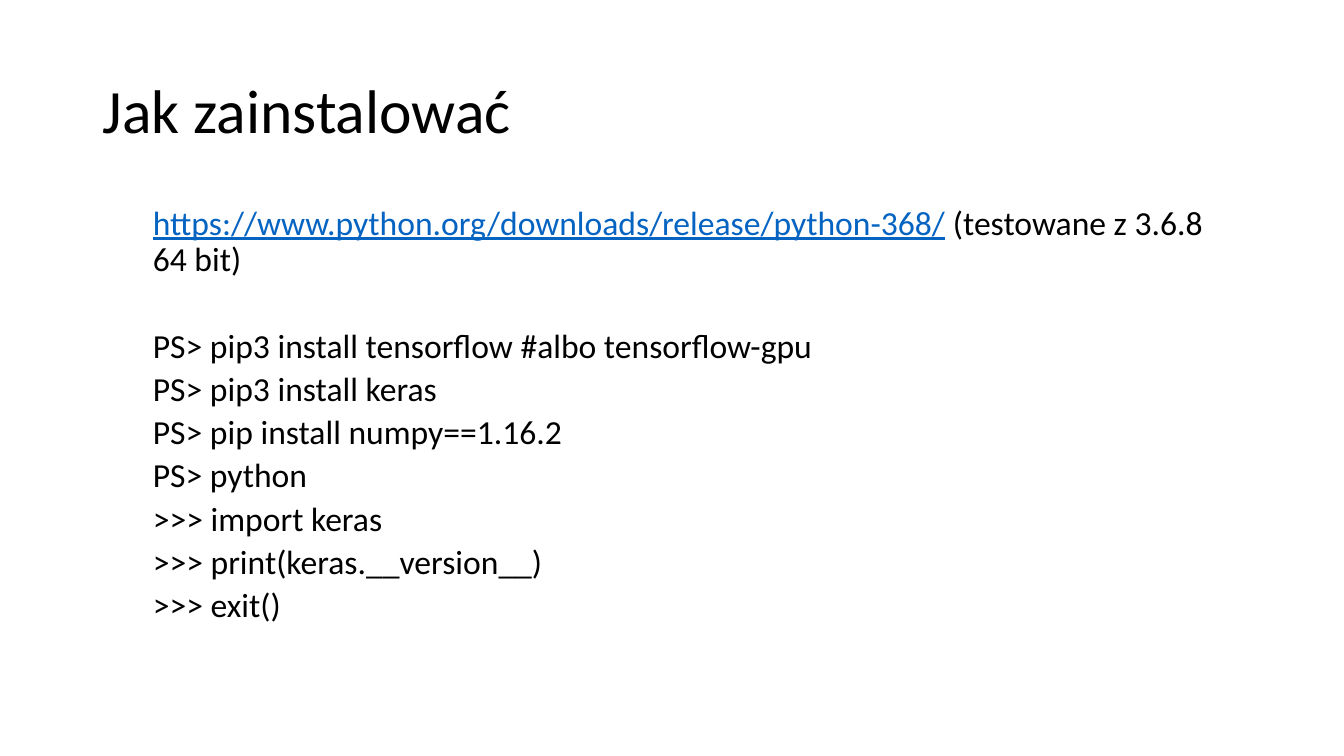
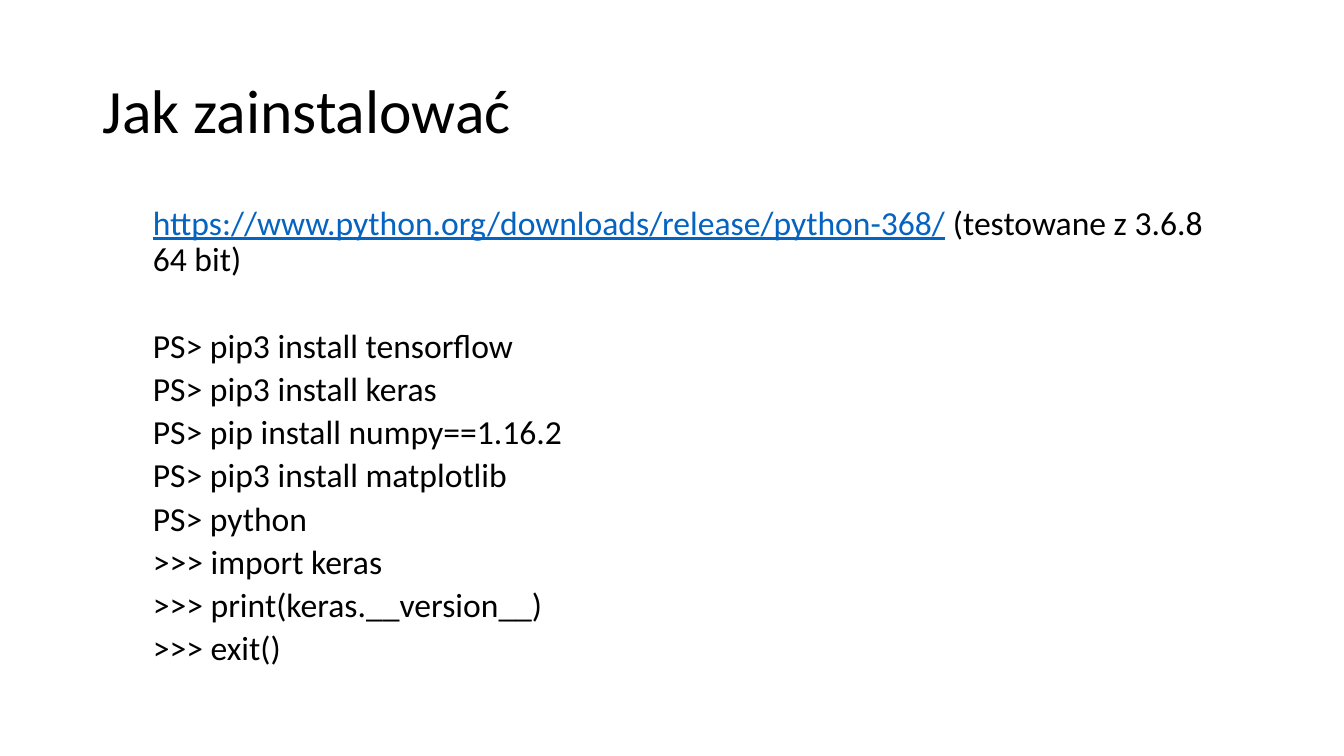
Before and after one commit to mpomaran/101-deeplearning, a slide deck: slide 7 of Deep Learning w 15 min.pptx. Drawn at 1344x756 pixels with LibreOffice and Linux fonts; fonts in the diff are those of the drawing. Boxes give left, top, right and bottom in pixels: in the first picture for what was removed or moved away, otherwise in the second. Text is boxed around its words. In the diff, an @@ line names an element or a change of style, - is before the commit and + after.

Commit message:
Initial commit

```diff
--- a/Deep Learning w 15 min.pptx
+++ b/Deep Learning w 15 min.pptx
@@ text at [153, 334, 513, 364]: text changed @@
-  PS> pip3 install tensorflow #albo tensorflow-gpu
+  PS> pip3 install tensorflow
@@ text at [153, 463, 507, 493]: paragraph added @@
+  PS> pip3 install matplotlib
```
